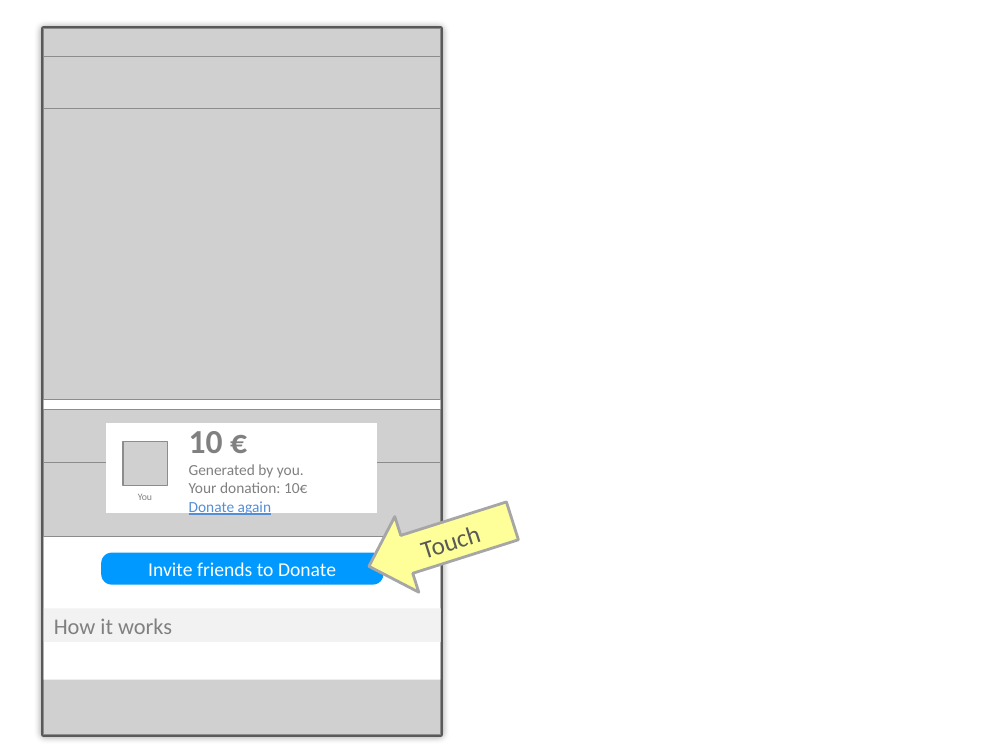
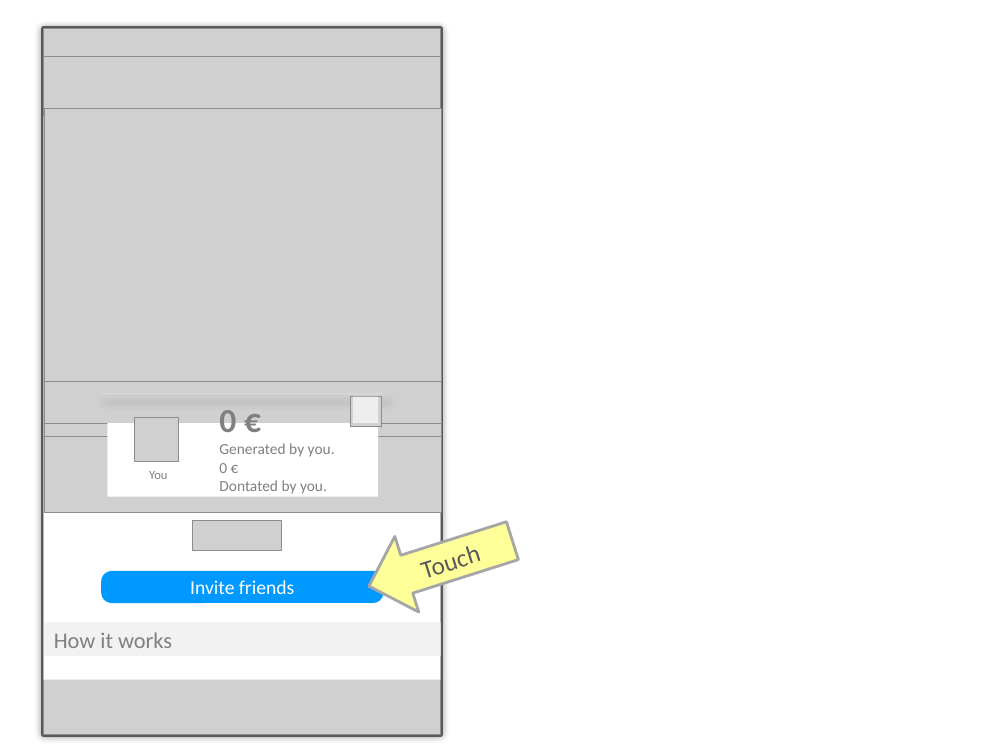
Before and after one commit to MoritzTheile/com.supeyou, a slide deck: slide 6 of com.supeyou.project/doc/SupeYou.pptx (slide 7 before the commit). Drawn at 1008x756 pixels with LibreOffice and Linux fonts; fonts in the diff are those of the drawing; grey boxes stand for pictures. Boxes give left, top, right and bottom in pixels: in the first picture for what was removed or moved away, otherwise in the second. Text is boxed around its words. In the diff, an @@ line names an element or a change of style, - is before the commit and + after.

```diff
--- a/com.supeyou.project/doc/SupeYou.pptx
+++ b/com.supeyou.project/doc/SupeYou.pptx
@@ picture added at (44,381,442,422) @@
@@ line added from (101, 394) to (383, 394), #D9D9D9 0.75 pt @@
@@ picture: place and size @@
-picture at (123,442,167,486)
+picture at (134,417,178,462)
@@ text "0 €": place and size @@
-text "0 €" at (189,431,307,517)
+text "0 €" at (219,410,335,494)
@@ text at (219,410,236,440): text changed @@
-10 €
+0 €
@@ picture added at (351,397,381,426) @@
@@ rectangle added at (353,397,378,423), fill #FFFFFF at 66% opacity @@
@@ picture: place and size @@
-picture at (43,460,440,536)
+picture at (44,436,442,513)
@@ rectangle: place and size @@
-rectangle at (106,423,377,513)
+rectangle at (107,423,378,497)
@@ text "You": place and size @@
-text "You" at (138,494,152,500)
+text "You" at (149,471,167,479)
@@ text "You" at (149,471,167,479): size 7 to 9 pt @@
@@ text at (219,463,327,494): text changed @@
-Your donation: 10€
-Donate again
+0 €
+Dontated by you.
@@ right arrow "Touch": place and size @@
-right arrow "Touch" at (357,483,525,604)
+right arrow "Touch" at (357,503,525,625)
@@ picture added at (193,520,281,550) @@
@@ rounded rectangle "Invite friends": place and size @@
-rounded rectangle "Invite friends" at (101,552,383,585)
+rounded rectangle "Invite friends" at (101,571,383,603)
@@ text in rounded rectangle at (190,580,294,594): text changed @@
-Invite friends to Donate
+Invite friends
@@ rectangle "How it works": place and size @@
-rectangle "How it works" at (44,609,442,642)
+rectangle "How it works" at (44,622,442,655)
```
Also in this commit, not shown: 5 other slides changed, 9 slides added, 2 slides removed.
